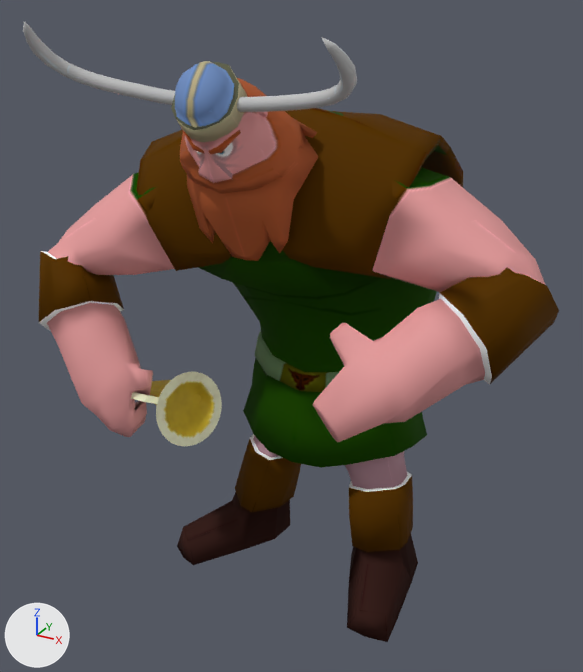
Two versions of the OBJ model assets/Animacion/Vikingo/Celebracion/vikingoCelebracion_000475.obj, one commit apart.
Before and after are seen from a camera (50 mm lens) standing at (3.58, -6.33, 6.05) and looking at (-0.02, 0.21, 2.78). The axes (+X, +Y, +Z) are drawn at lower left. The lights are the same throughout. Where no turn or scale is listed for an object, it has been applied to the vertices.

Objects in the first picture: 'Vilkingo_ikingoH', 'jarra_jarraH'.
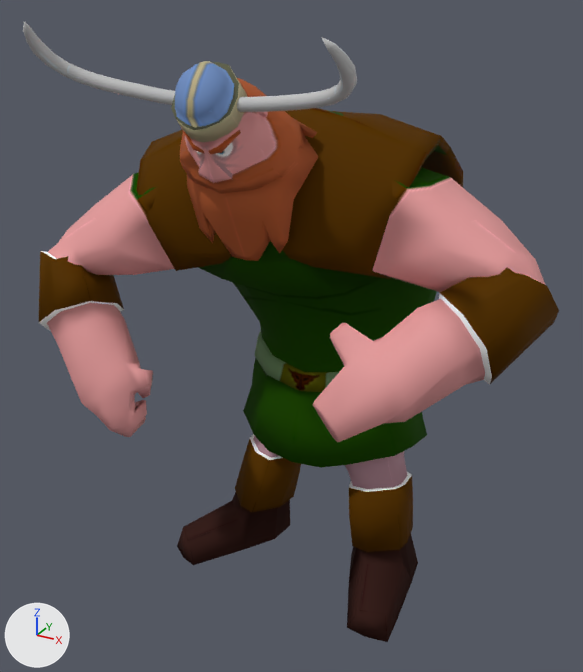
Location of each change, [x1, y1, x2, y2] in pixels of the pictures (583 x 672 px):
```json
{"object": "jarra_jarraH", "change": "deleted", "before": [131, 372, 222, 446]}
```

Scene script edits in JSON lines:
```json
{"op": "remove", "block": "ob_jarra_jarrah", "code": ["ob_jarra_jarrah = bpy.data.objects.new('jarra_jarraH', me_jarra_jarrah)", "ob_jarra_jarrah.location = (0.0, 0.0, 0.0)"]}
```
